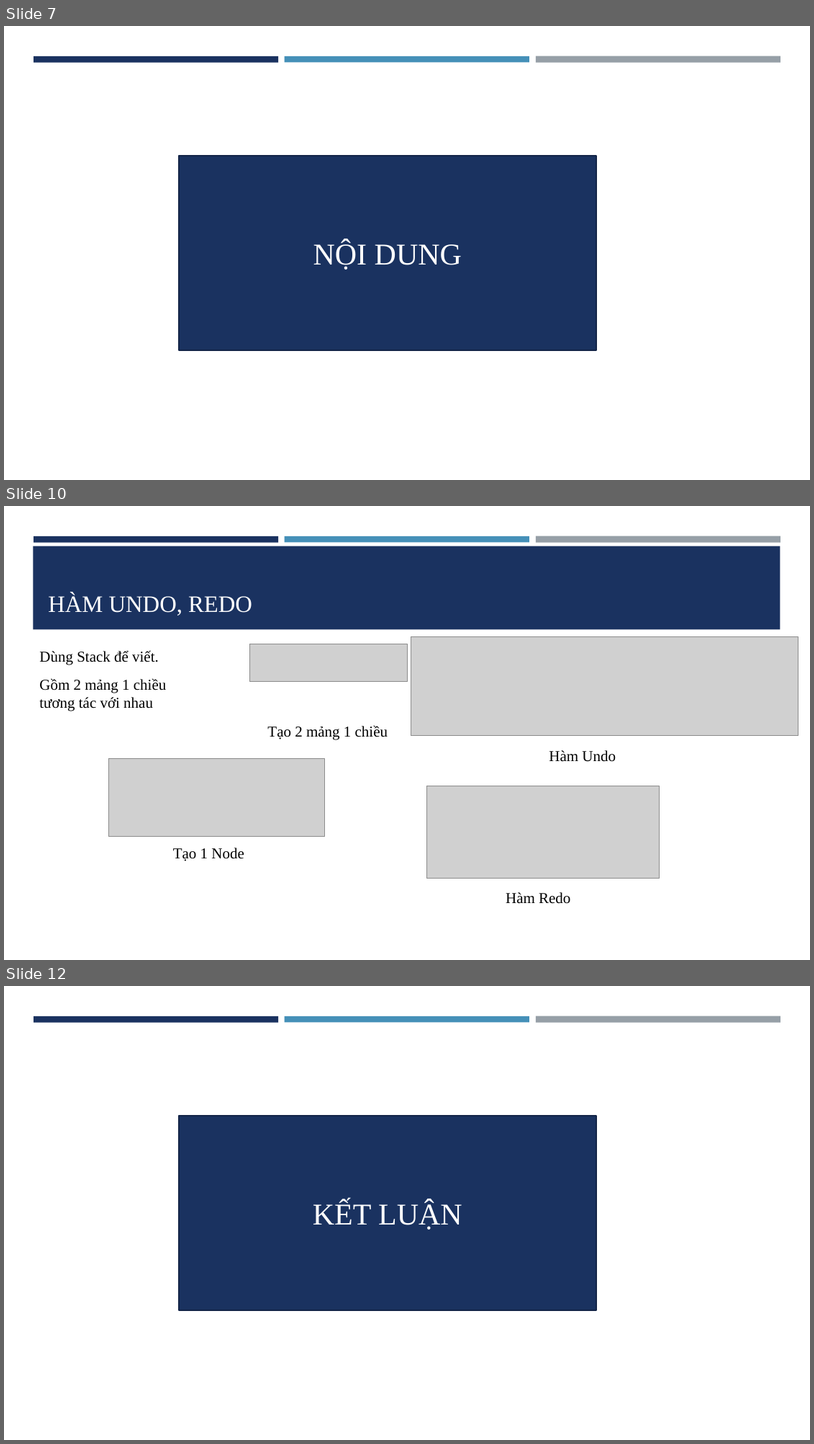
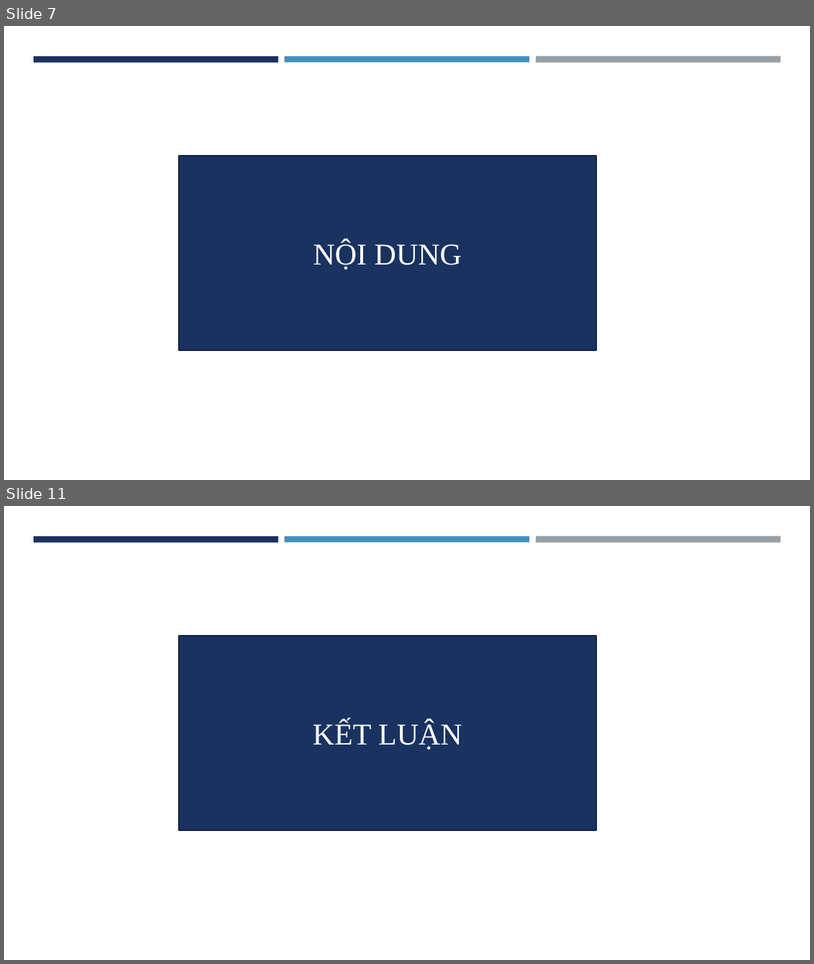
Before and after one commit to minhhieu023/Project1, a slide deck: Document/ThuyetTrinh.pptx. Shown one above the other, each under a label of ours: slides 7, 10 and 12 before the commit, slides 7 and 11 after it; the slides between them are not shown. The pictures are 814x1444 and 814x964 pixels, drawn with LibreOffice and Linux fonts; fonts in the diff are those of the drawing; grey boxes stand for pictures; background and template pictures are left out. Boxes give left, top, right and bottom in pixels: in the first picture for what was removed or moved away, otherwise in the second. Text is boxed around its words. In the diff, an @@ line names an element or a change of style, - is before the commit and + after.

```diff
--- a/Document/ThuyetTrinh.pptx
+++ b/Document/ThuyetTrinh.pptx
@@ slide 10 removed at (4, 506, 810, 960), background #FFFFFF; not listed: 3 template elements that a slide beside it also shows @@
@@ rectangle removed at (33, 546, 781, 629) @@
@@ title removed at (48, 593, 252, 615) @@
-HÀM UNDO, REDO
@@ text removed at (39, 650, 159, 665) @@
-Dùng Stack để viết.
@@ picture removed at (250, 644, 407, 682) @@
@@ picture removed at (411, 636, 799, 736) @@
@@ text removed at (39, 678, 166, 711) @@
-Gồm 2 mảng 1 chiều tương tác với nhau
@@ text removed at (268, 725, 388, 740) @@
-Tạo 2 mảng 1 chiều
@@ picture removed at (108, 758, 324, 836) @@
@@ text removed at (549, 750, 616, 762) @@
-Hàm Undo
@@ picture removed at (427, 785, 659, 878) @@
@@ text removed at (173, 847, 244, 861) @@
-Tạo 1 Node
@@ text removed at (506, 892, 571, 903) @@
-Hàm Redo
@@ what was slide 12 is now slide 11 @@
```
Also in this commit, not shown: 5 slides changed, 2 slides added, 2 other slides removed, 11 other files.
